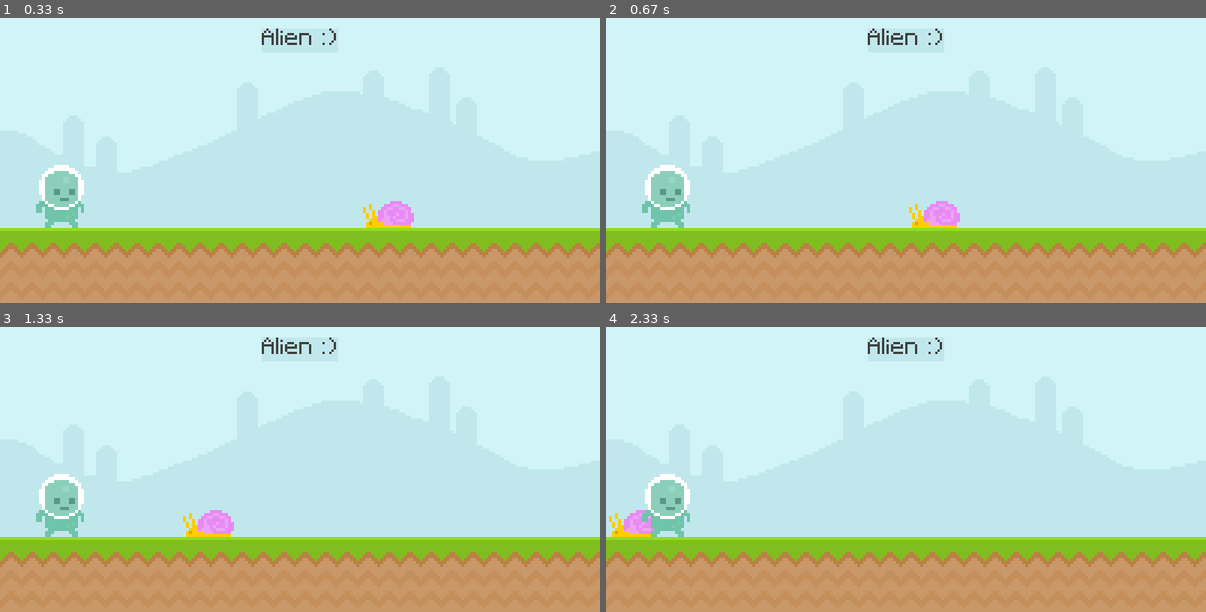
Above: before the commit, frames 1-4 (two rows, left to right).
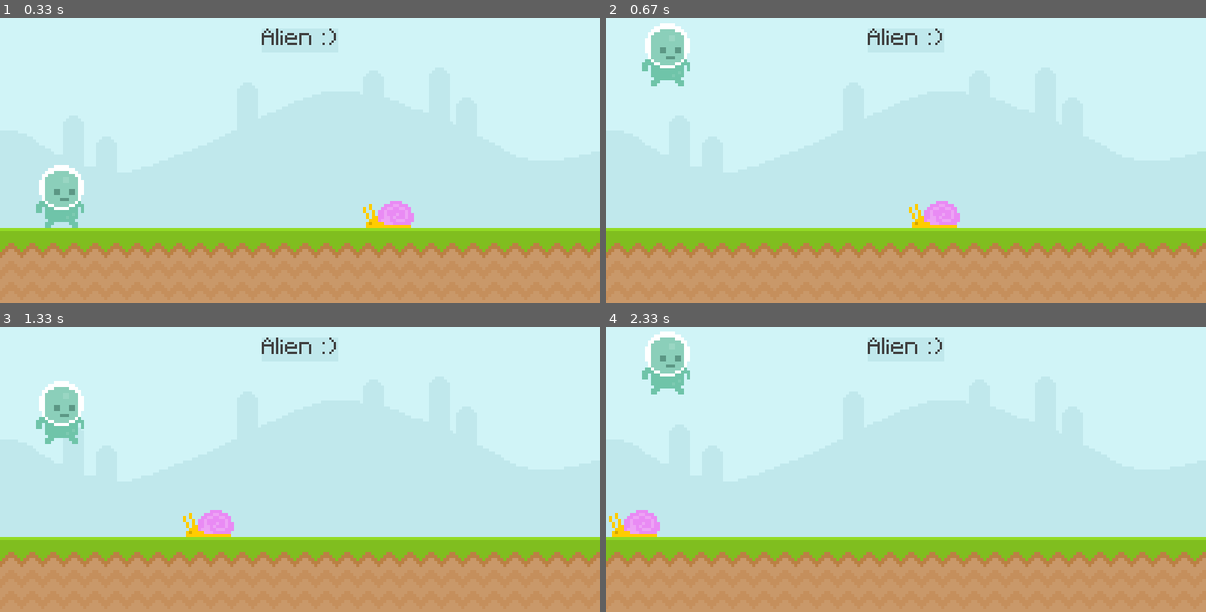
Above: after the commit, the same moments.

Repository: Phvr06/pygame-tutorial
Game: pygame game, started from main.py
Same seed, same stepped clock (60 frames per second), same inputs: the game is played once before the commit and once after it.
Inputs (mouse positions are in pixels of both pictures, inside the frame that each line leads up to):
- Up to frame 1 (0.33 s): no input
- Up to frame 2 (0.67 s): press the mouse at (666, 197) at 0.37 s; move the mouse to (774, 134) at 0.47 s; release the mouse at (882, 72) at 0.6 s
- Up to frame 3 (1.33 s): press the mouse at (60, 506) at 1.2 s; move the mouse to (120, 458) at 1.3 s
- Up to frame 4 (2.33 s): release the mouse at (780, 412) at 1.43 s; tap Space at 2 s

Frame 1 is identical in both runs. In frame 2, 2.6% of the frame differs, in the area x 6-14%, y 1-74%; in frame 3, 2.6%; in frame 4, 2.6%.

Commit message:
gravidade, input do teclado e colisão com o chão

Diff:
--- a/main.py
+++ b/main.py
@@ -38,6 +38,7 @@
 superficie_player = pygame.image.load('graphics/Player/player_walk_1.png').convert_alpha()
 # Retângulo do jogador
 retangulo_player = superficie_player.get_rect(midbottom = (80, 300))
+gravidade = 0
 
 while True:
     # Loop para pegar os possíveis inputs do jogador
@@ -47,8 +48,11 @@
             pygame.quit()
             exit()
         # Colisão com o mouse
-        # if evento.type == pygame.MOUSEMOTION and retangulo_player.collidepoint(evento.pos):
-        #     print("Na mira!")
+        if evento.type == pygame.MOUSEBUTTONDOWN and retangulo_player.collidepoint(evento.pos) and retangulo_player.bottom >= 300:
+            gravidade = -20
+        # Receber input do teclado
+        if evento.type == pygame.KEYDOWN and evento.key == pygame.K_SPACE and retangulo_player.bottom >= 300:
+            gravidade = -20
 
     # Mostra na tela as superfícies do céu e do chão e do texto
     tela.blit(superficie_sky, (0, 0))
@@ -64,12 +68,13 @@
         retangulo_lesma.left = 800
     # Mostra na tela a superfície da lesma
     tela.blit(superficie_lesma, retangulo_lesma)
+
+    gravidade += 1
+    retangulo_player.y += gravidade
+    if retangulo_player.bottom >= 300:
+        retangulo_player.bottom = 300
     # Mostra na tela a superfície do jogador
     tela.blit(superficie_player, retangulo_player)
-
-    # Verificar colisão entre o jogador e a lesma
-    # if retangulo_player.colliderect(retangulo_lesma):
-    #     print('Porra, o ET bilu morreu!')
 
     # Atualiza a tela que foi gerada anteriormente com novas informações que tenham ocorrido durante o loop
     pygame.display.update()
